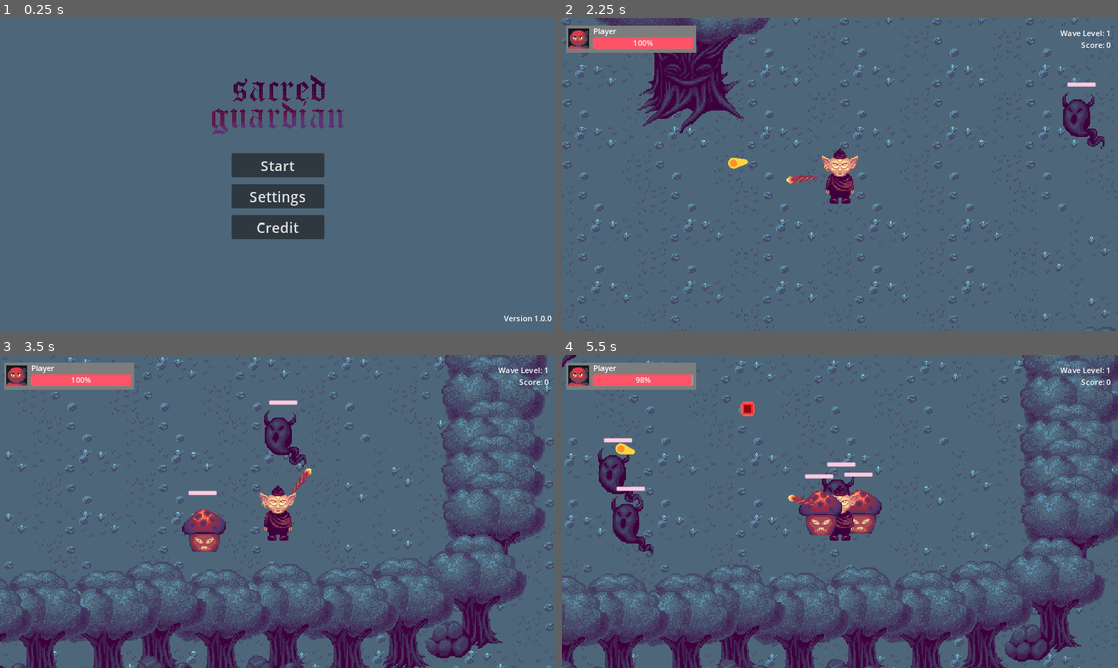
Above: before the commit, frames 1-4 (two rows, left to right).
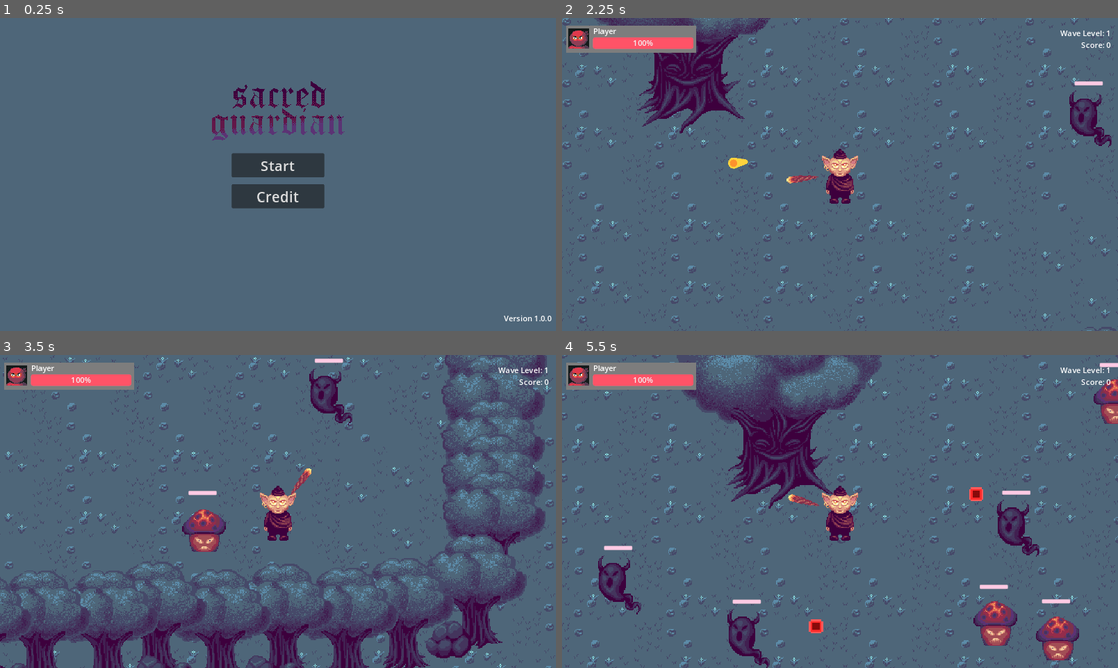
Above: after the commit, the same moments.

Repository: shafiq1rwan/sacred-guardian
Game: Godot game, scene res://games/main_menu.tscn
Same seed, same stepped clock (60 frames per second), same inputs: the game is played once before the commit and once after it. Sound files missing from this copy of the repository are replaced by a short silence.
Inputs (mouse positions are in pixels of both pictures, inside the frame that each line leads up to):
- Up to frame 1 (0.25 s): no input
- Up to frame 2 (2.25 s): click "Start" at 0.5 s; tap Enter at 1.25 s; move the mouse to (962, 158) at 1.27 s; hold D (right) 1.28-2.03 s; click (962, 158) at 1.35 s; move the mouse to (728, 190) at 2.02 s; hold S (down) from 2.03 s (still down); click (728, 190) at 2.1 s
- Up to frame 3 (3.5 s): move the mouse to (333, 442) at 2.77 s; release S (down) at 2.78 s; hold D (right) from 2.78 s (still down); click (333, 442) at 2.85 s
- Up to frame 4 (5.5 s): move the mouse to (812, 574) at 3.52 s; release D (right) at 3.53 s; hold W (up) 3.53-4.28 s; click (812, 574) at 3.6 s; move the mouse to (1006, 558) at 4.27 s; hold A (left) from 4.28 s (still down); click (1006, 558) at 4.35 s; move the mouse to (673, 464) at 5.02 s; click (673, 464) at 5.1 s

The runs differ from the first frame. In frame 1, 2.9% of the frame differs, in the area x 38-62%, y 18-71%; in frame 2, 0.8%; in frame 3, 1.5%; in frame 4, 43%, in the area x 0-100%, y 0-100%.
Error after the commit: Cannot call method 'play' on a null value. (res://games/main_menu.gd:6)

Commit message:
Commit camera_shake.gd

Diff:
--- a/games/angry_shrom.tscn
+++ b/games/angry_shrom.tscn
@@ -50,6 +50,7 @@
 corner_radius_bottom_left = 1
 
 [node name="AngryShrom" type="CharacterBody2D"]
+platform_floor_layers = 0
 script = ExtResource("1_1td8s")
 
 [node name="AnimatedSprite2D" type="AnimatedSprite2D" parent="."]
--- /dev/null
+++ b/games/camera_shake.gd
@@ -0,0 +1,21 @@
+# CameraShake.gd
+extends Camera2D
+
+@export var shake_duration: float = 0.5
+@export var shake_magnitude: float = 10.0
+
+var shake_time: float = 0.0
+var original_position: Vector2
+
+func _ready():
+	original_position = position
+
+func _process(delta: float):
+	if shake_time > 0:
+		shake_time -= delta
+		position = original_position + Vector2(randf() - 0.5, randf() - 0.5) * shake_magnitude
+	else:
+		position = original_position
+
+func start_shake():
+	shake_time = shake_duration
--- a/games/game_manager.gd
+++ b/games/game_manager.gd
@@ -13,7 +13,7 @@
 var SHOOTING_SPEED_PLAYER = 500
 var BULLET_RANGE = 800
 var SPEED_MOB = 2000
-var SPEED_MOB_IMP = 7000
+var SPEED_MOB_IMP = 4000
 var SCORE = 0
 var ANCIENTTREE_HP = 100.0
 var MOB_HP = 5
--- a/games/main_menu.tscn
+++ b/games/main_menu.tscn
@@ -39,15 +39,16 @@
 anchor_right = 0.5
 anchor_bottom = 0.5
 offset_left = -96.0
-offset_top = 84.0
+offset_top = 20.0
 offset_right = 96.0
-offset_bottom = 134.0
+offset_bottom = 70.0
 grow_horizontal = 2
 grow_vertical = 2
 theme_override_font_sizes/font_size = 30
 text = "Credit"
 
 [node name="SettingButton" type="Button" parent="CanvasLayer"]
+visible = false
 anchors_preset = 8
 anchor_left = 0.5
 anchor_top = 0.5
@@ -77,10 +78,10 @@
 text = "Version 1.0.0"
 
 [node name="Logo" type="Sprite2D" parent="CanvasLayer"]
-position = Vector2(576, 179)
+position = Vector2(576, 192)
 texture = ExtResource("2_eakti")
 
-[node name="BGM" type="AudioStreamPlayer" parent="."]
+[node name="BGM" type="AudioStreamPlayer" parent="CanvasLayer"]
 stream = ExtResource("2_bjnyt")
 autoplay = true
 bus = &"BGM"
--- a/games/player.gd
+++ b/games/player.gd
@@ -16,5 +16,9 @@
 		$AnimatedSprite2D.play("idle")
 
 func take_damage_from_enemies():
+	# Your logic for reducing player health
+	var camera = get_viewport().get_camera_2d()
+	camera.start_shake()
+
 	GameManager.HP_PLAYER -= 2
 	%PlayerHP.value = GameManager.HP_PLAYER
--- a/games/player.tscn
+++ b/games/player.tscn
@@ -1,7 +1,8 @@
-[gd_scene load_steps=14 format=3 uid="uid://dlffb5c3kdiei"]
+[gd_scene load_steps=15 format=3 uid="uid://dlffb5c3kdiei"]
 
 [ext_resource type="Script" path="res://games/player.gd" id="1_qcfix"]
 [ext_resource type="Texture2D" uid="uid://t4qw1xesyrc0" path="res://assets/character/elf.png" id="2_j12we"]
+[ext_resource type="Script" path="res://games/camera_shake.gd" id="3_7jl4c"]
 [ext_resource type="PackedScene" uid="uid://bvjr8fvmbmplb" path="res://games/pistol.tscn" id="4_vd7fe"]
 [ext_resource type="Texture2D" uid="uid://dnxjg6e8nc5bx" path="res://assets/temporary/character/Faceset.png" id="5_1mjcd"]
 
@@ -70,6 +71,7 @@
 corner_radius_bottom_left = 5
 
 [node name="Player" type="CharacterBody2D"]
+platform_floor_layers = 0
 script = ExtResource("1_qcfix")
 
 [node name="AnimatedSprite2D" type="AnimatedSprite2D" parent="."]
@@ -80,8 +82,9 @@
 position = Vector2(0, 3)
 shape = SubResource("CircleShape2D_mgtww")
 
-[node name="Camera2D" type="Camera2D" parent="."]
+[node name="Camera2DPlayer" type="Camera2D" parent="."]
 zoom = Vector2(2, 2)
+script = ExtResource("3_7jl4c")
 
 [node name="Pistol" parent="." instance=ExtResource("4_vd7fe")]
 z_index = 500
--- a/games/skull_blue.tscn
+++ b/games/skull_blue.tscn
@@ -57,6 +57,7 @@
 corner_radius_bottom_left = 1
 
 [node name="SkullBlue" type="CharacterBody2D"]
+platform_floor_layers = 0
 script = ExtResource("1_rvtr0")
 
 [node name="AnimatedSprite2D" type="AnimatedSprite2D" parent="."]
--- a/games/stone.tscn
+++ /dev/null
@@ -1,14 +0,0 @@
-[gd_scene load_steps=3 format=3 uid="uid://cqy4i41fewtef"]
-
-[ext_resource type="Texture2D" uid="uid://bfyhys6qj11mu" path="res://assets/character/stone.png" id="1_2hjon"]
-
-[sub_resource type="CircleShape2D" id="CircleShape2D_h284h"]
-radius = 18.2483
-
-[node name="Stone" type="Area2D"]
-
-[node name="Sprite2D" type="Sprite2D" parent="."]
-texture = ExtResource("1_2hjon")
-
-[node name="CollisionShape2D" type="CollisionShape2D" parent="."]
-shape = SubResource("CircleShape2D_h284h")
Not shown, changed: docs/index.html
Not shown, changed: docs/index.pck
